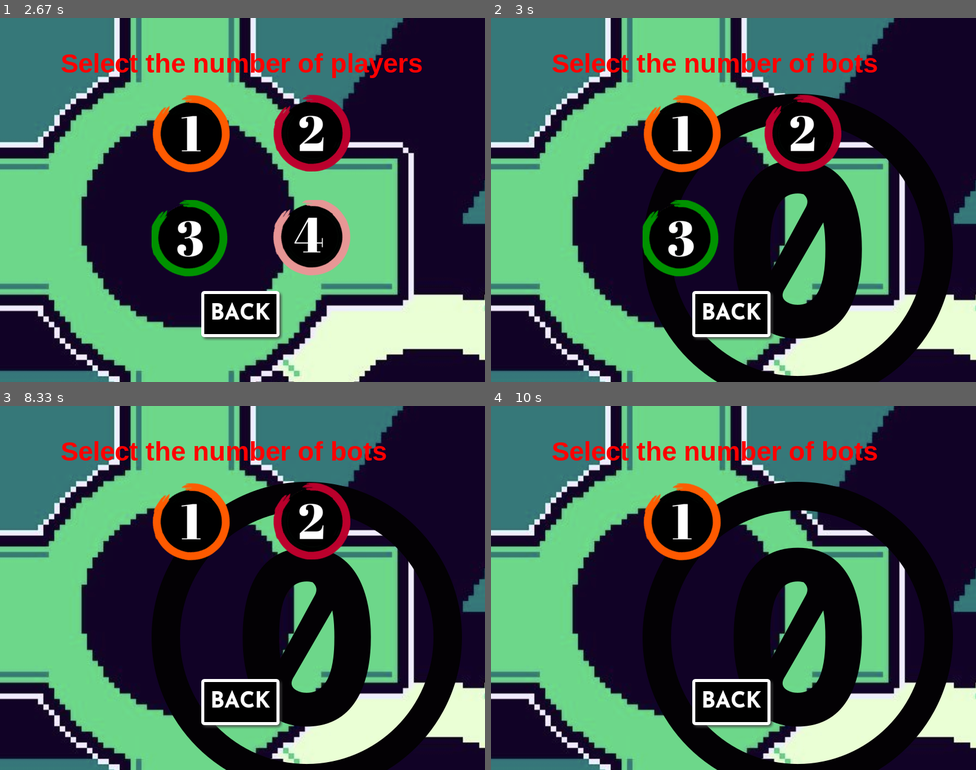
Above: before the commit, frames 1-4 (two rows, left to right).
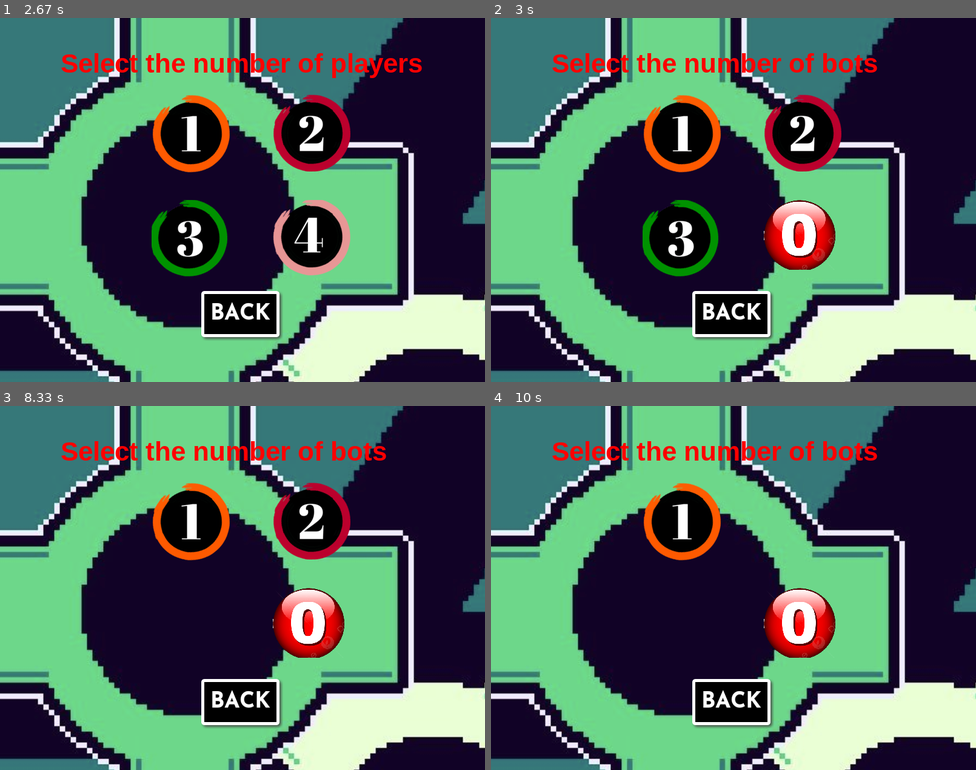
Above: after the commit, the same moments.

Repository: Yloan/Projet_pygame
Game: pygame game, started from src/ui/menu.py
Two runs of this game, one before a commit and one after it. Both use one fixed random seed, a clock stepped at 60 frames per second and the inputs below.
Inputs (mouse positions are in pixels of both pictures, inside the frame that each line leads up to):
- Up to frame 1 (2.67 s): tap Space at 0.33 s; click (242, 98) at 0.72 s; click (310, 236) at 1.05 s; click (218, 294) at 2.38 s
- Up to frame 2 (3 s): click (718, 138) at 2.72 s
- Up to frame 3 (8.33 s): click (174, 511) at 3.05 s; move the mouse to (271, 689) at 7.63 s; click (271, 689) at 7.68 s; click (310, 522) at 8.02 s
- Up to frame 4 (10 s): click (801, 624) at 8.35 s; click (752, 686) at 9.52 s; click (680, 624) at 9.85 s

Frame 1 is identical in both runs. In frame 2, 19% of the frame differs, in the area x 31-96%, y 20-100%; in frame 3, 20%; in frame 4, 21%.

Commit message:
add new pictures for button 0

Diff:
--- a/src/ui/menu.py
+++ b/src/ui/menu.py
@@ -49,7 +49,7 @@
 audio_button = button.Button(225, 200, audio_img, 1)
 keys_button = button.Button(246, 325, keys_img, 1)
 back_button = button.Button(332, 450, back_img, 1)
-zero_player_button = button.Button(250, 125, zero_player_img, 1)
+zero_player_button = button.Button(450, 300, zero_player_img, 0.3)
 one_player_button = button.Button(250, 125, one_player_img, 1)
 two_players_button = button.Button(450, 125, two_players_img, 1)
 three_players_button = button.Button(250, 300, three_players_img, 1)
Binary file changed: assets/buttons/button_zero_player.png
Not shown, changed: assets/.DS_Store
Not shown, changed: assets/wallpapers/.DS_Store
